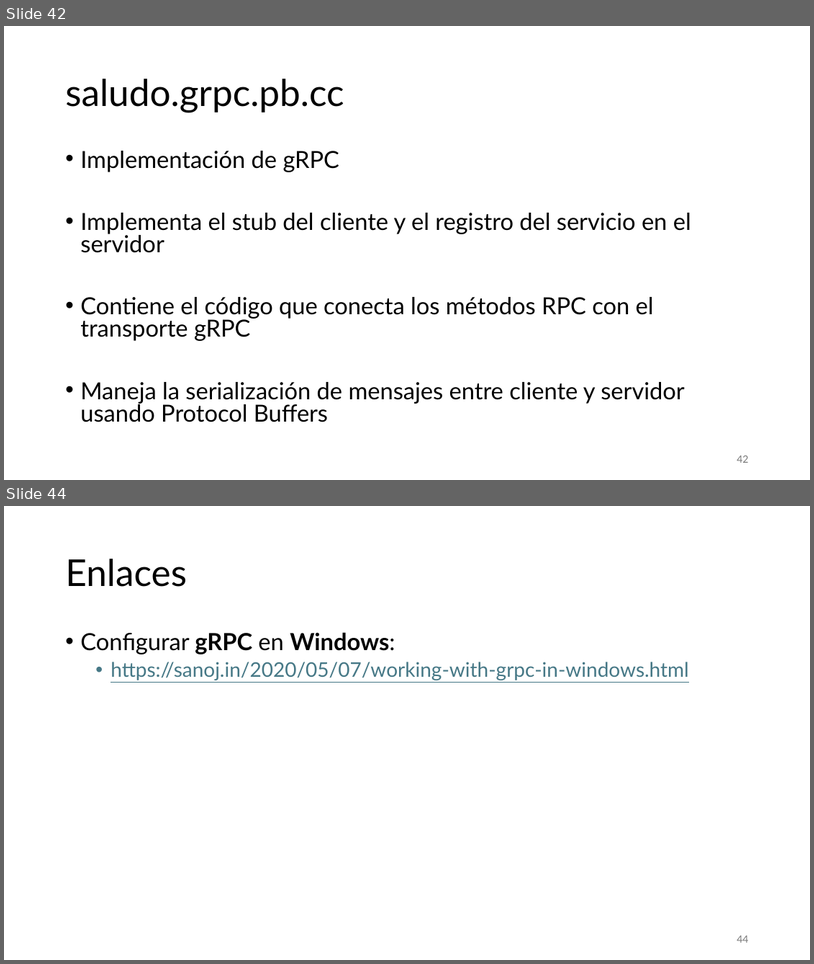
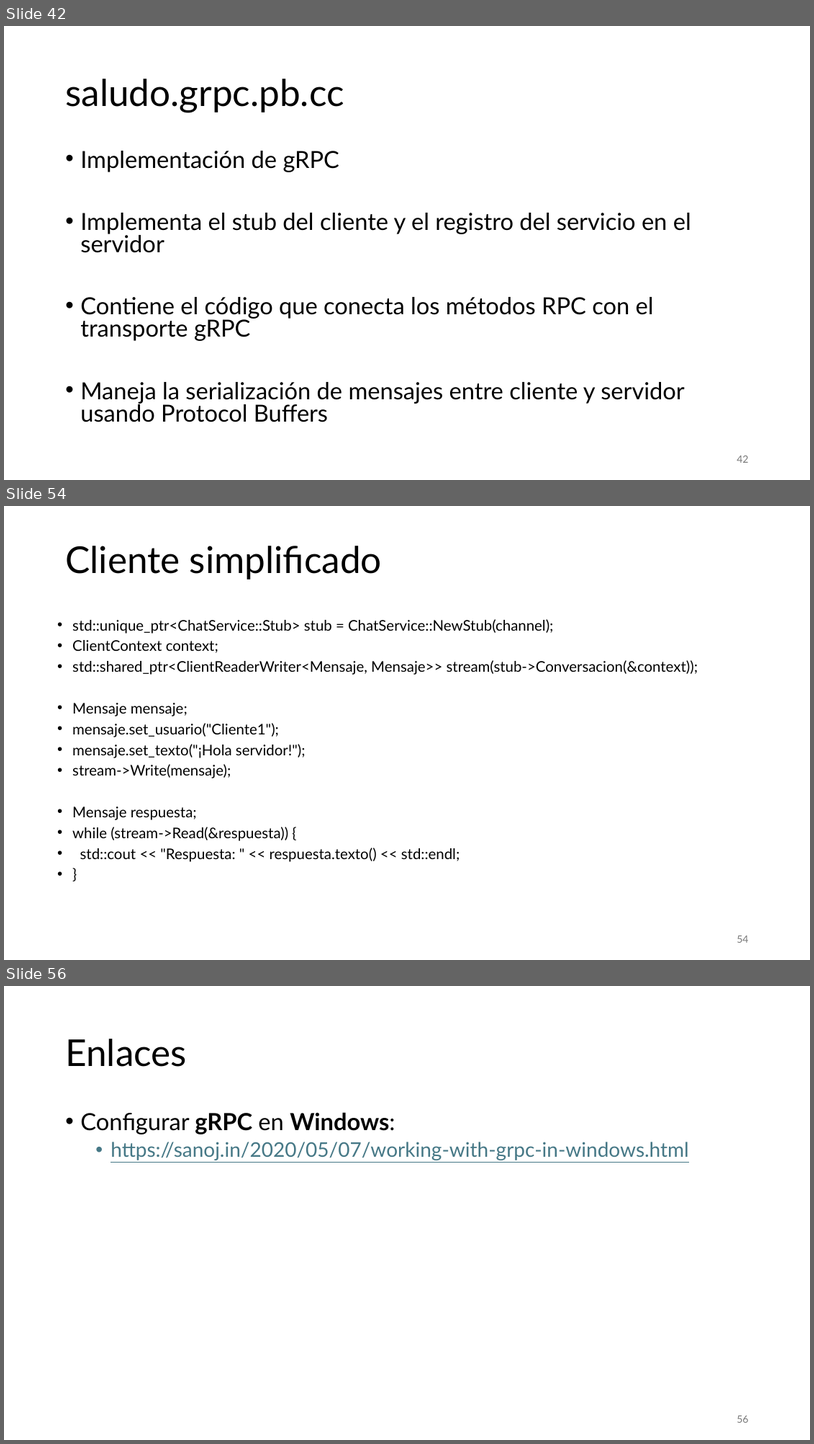
Before and after one commit to aldebarran22/CURSO_CPP_SERVICIOS_30H, a slide deck: doc/3_Comunicacion_microservicios_C++.pptx. Shown one above the other, each under a label of ours: slides 42 and 44 before the commit, slides 42, 54 and 56 after it; the slides between them are not shown. The pictures are 814x964 and 814x1444 pixels, drawn with LibreOffice and Linux fonts; fonts in the diff are those of the drawing. Boxes give left, top, right and bottom in pixels: in the first picture for what was removed or moved away, otherwise in the second. Text is boxed around its words. In the diff, an @@ line names an element or a change of style, - is before the commit and + after.

```diff
--- a/doc/3_Comunicacion_microservicios_C++.pptx
+++ b/doc/3_Comunicacion_microservicios_C++.pptx
@@ slide 54 added at (x1=4, y1=506, x2=810, y2=960), background #FFFFFF @@
@@ title added at (x1=65, y1=546, x2=382, y2=579), 44 pt, text #000000 @@
+Cliente simplificado
@@ text added at (x1=72, y1=619, x2=698, y2=862), 17.5 pt, text #000000 @@
+• std::unique_ptr<ChatService::Stub> stub = ChatService::NewStub(channel);
+• ClientContext context;
+• std::shared_ptr<ClientReaderWriter<Mensaje, Mensaje>> stream(stub->Conversacion(&context));
+• Mensaje mensaje;
+• mensaje.set_usuario("Cliente1");
+• mensaje.set_texto("¡Hola servidor!");
+• stream->Write(mensaje);
+• Mensaje respuesta;
+• while (stream->Read(&respuesta)) {
+• std::cout << "Respuesta: " << respuesta.texto() << std::endl;
+• }
@@ page number added at (x1=737, y1=935, x2=748, y2=942), 12 pt, text #797979 @@
+54
@@ what was slide 44 is now slide 56 @@
@@ page number at (x1=737, y1=1415, x2=748, y2=1422): text changed @@
-44
+56
```
Also in this commit, not shown: 2 slides changed, 14 other slides added, 7 other files.
